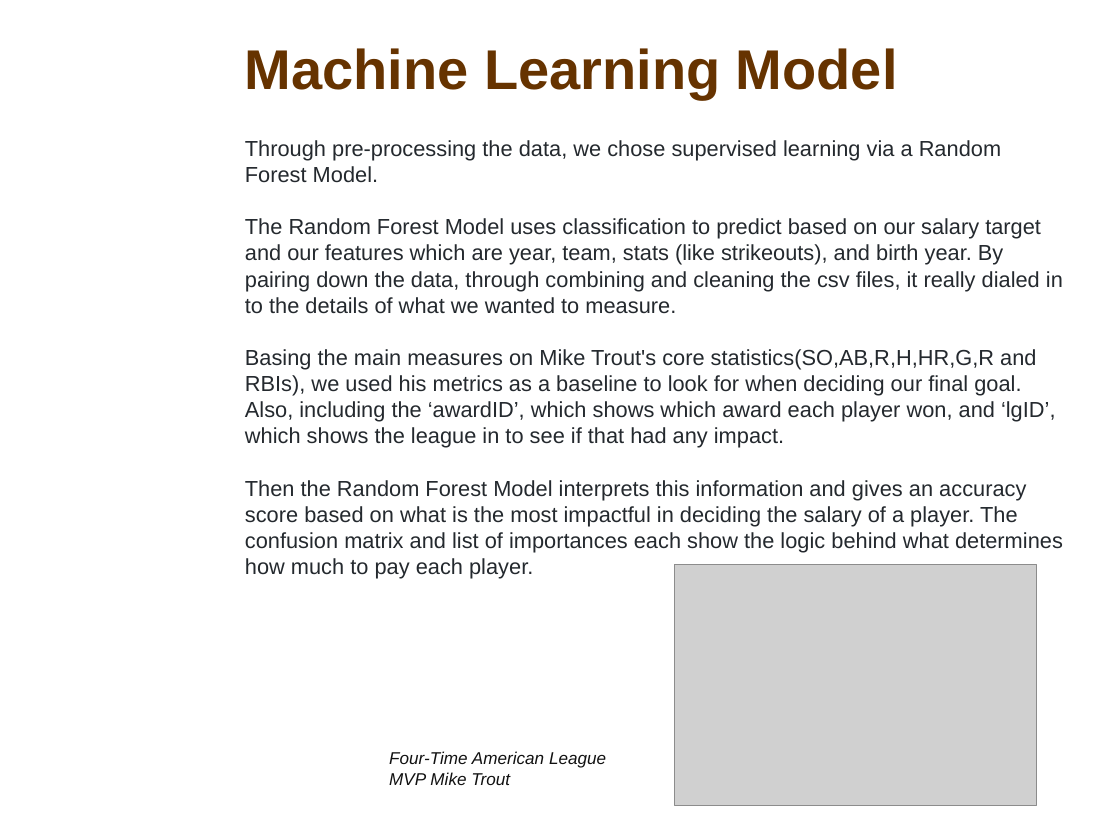
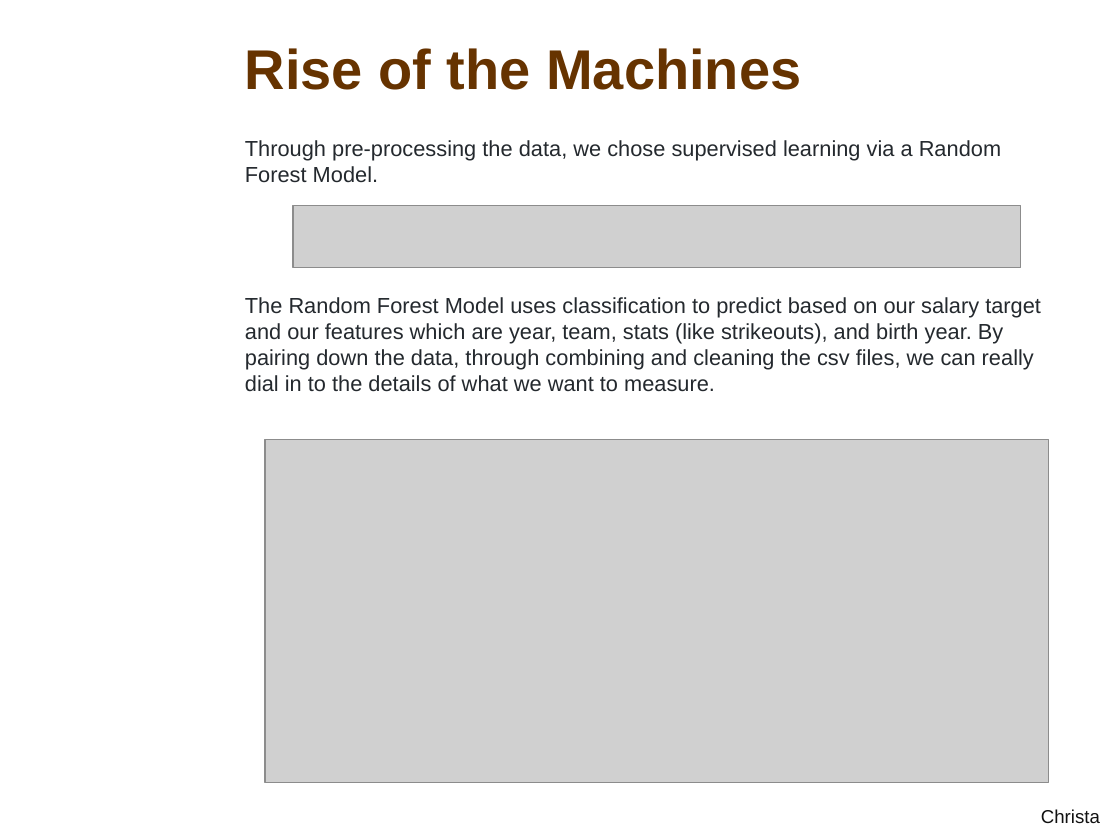
Before and after one commit to davidfashbinder/final_project, a slide deck: slide 7 of Final Presentation.pptx. Drawn at 1120x840 pixels with LibreOffice and Linux fonts; fonts in the diff are those of the drawing; grey boxes stand for pictures; background and template pictures are left out. Boxes give left, top, right and bottom in pixels: in the first picture for what was removed or moved away, otherwise in the second. Text is boxed around its words. In the diff, an @@ line names an element or a change of style, - is before the commit and + after.

```diff
--- a/Final Presentation.pptx
+++ b/Final Presentation.pptx
@@ title at box(245, 48, 801, 90): text changed @@
-Machine Learning Model
+Rise of the Machines
@@ picture added at box(293, 205, 1021, 268) @@
@@ text at box(245, 297, 1041, 392): text changed @@
-The Random Forest Model uses classification to predict based on our salary target and our features which are year, team, stats (like strikeouts), and birth year. By pairing down the data, through combining and cleaning the csv files, it really dialed in to the details of what we wanted to measure.
-Basing the main measures on Mike Trout's core statistics(SO,AB,R,H,HR,G,R and RBIs), we used his metrics as a baseline to look for when deciding our final goal. Also, including the ‘awardID’, which shows which award each player won, and ‘lgID’, which shows the league in to see if that had any impact.
-Then the Random Forest Model interprets this information and gives an accuracy score based on what is the most impactful in deciding the salary of a player. The confusion matrix and list of importances each show the logic behind what determines how much to pay each player.
+The Random Forest Model uses classification to predict based on our salary target and our features which are year, team, stats (like strikeouts), and birth year. By pairing down the data, through combining and cleaning the csv files, we can really dial in to the details of what we want to measure.
@@ picture added at box(265, 439, 1049, 782) @@
@@ picture removed at box(674, 564, 1036, 805) @@
@@ text removed at box(389, 751, 606, 785) @@
-Four-Time American League MVP Mike Trout
@@ text added at box(1041, 809, 1100, 823), 12 pt, text #111111 @@
+Christa
```
Also in this commit, not shown: 8 other slides changed, 7 slides added, 2 slides removed.
